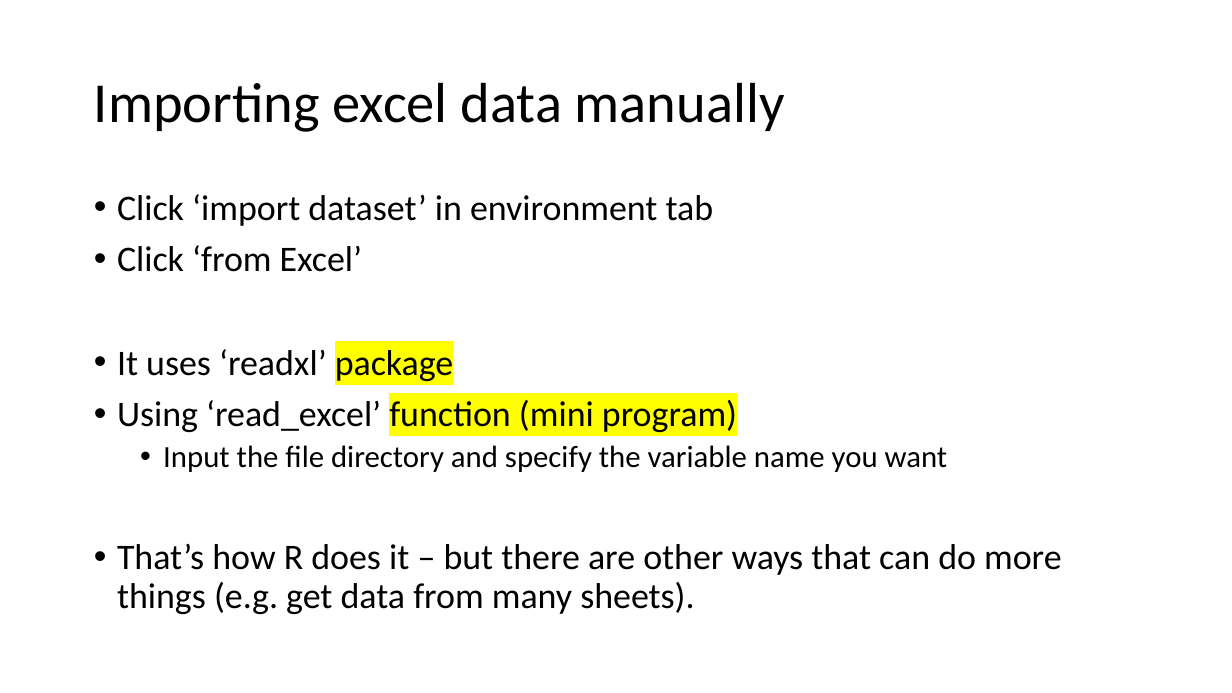
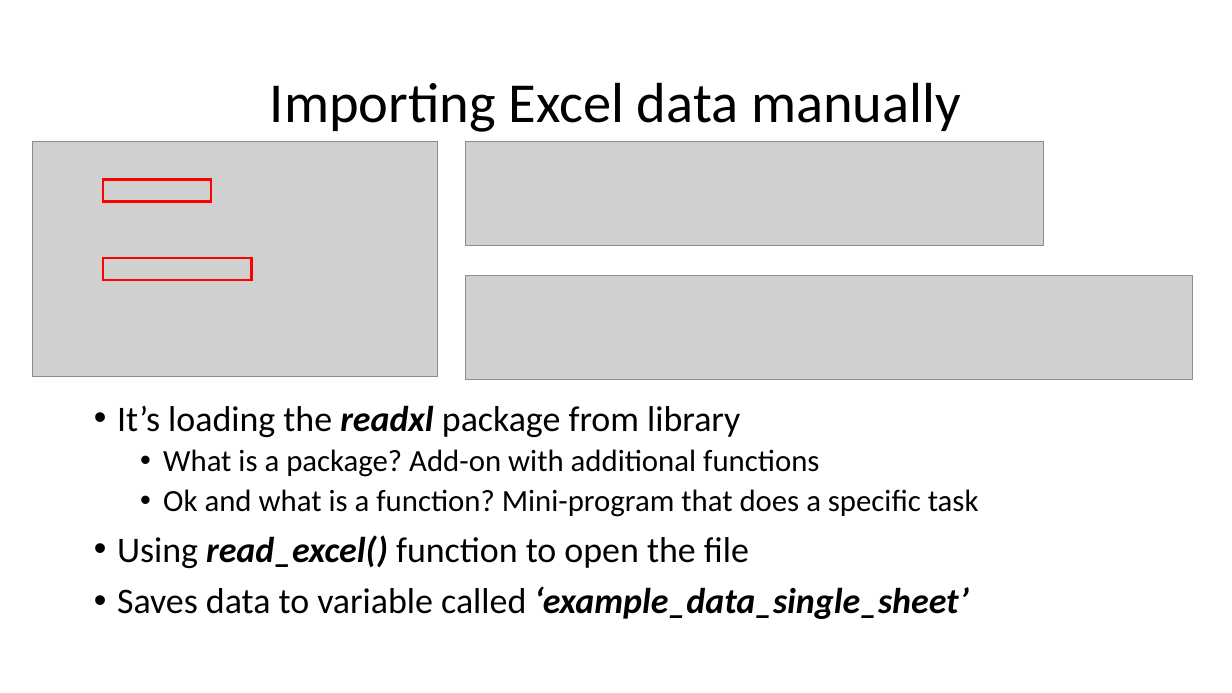
Before and after one commit to angnguyen/ce_group, a slide deck: slide 16 of R_tutorial_1.pptx (slide 10 before the commit). Drawn at 1232x693 pixels with LibreOffice and Linux fonts; fonts in the diff are those of the drawing; grey boxes stand for pictures. Boxes give left, top, right and bottom in pixels: in the first picture for what was removed or moved away, otherwise in the second. Text is boxed around its words. In the diff, an @@ line names an element or a change of style, - is before the commit and + after.

```diff
--- a/R_tutorial_1.pptx
+++ b/R_tutorial_1.pptx
@@ title at box(270, 82, 961, 132): text changed @@
-Importing excel data manually
+Importing Excel data manually
@@ picture added at box(32, 141, 438, 377) @@
@@ picture added at box(466, 141, 1044, 245) @@
@@ rectangle added at box(104, 179, 212, 201), outline #FF0000 2 pt @@
@@ rectangle added at box(104, 258, 251, 280), outline #FF0000 2 pt @@
@@ picture added at box(466, 275, 1194, 379) @@
@@ text at box(117, 405, 979, 619): text changed @@
-• Click ‘import dataset’ in environment tab
-• Click ‘from Excel’
-• It uses ‘readxl’ package
-• Using ‘read_excel’ function (mini program)
-  • Input the file directory and specify the variable name you want
-• That’s how R does it – but there are other ways that can do more things (e.g. get data from many sheets).
+• It’s loading the readxl package from library
+  • What is a package? Add-on with additional functions
+  • Ok and what is a function? Mini-program that does a specific task
+• Using read_excel() function to open the file
+• Saves data to variable called ‘example_data_single_sheet’
```
Also in this commit, not shown: 15 other slides changed, 18 slides added, 3 slides removed, 2 other files.
